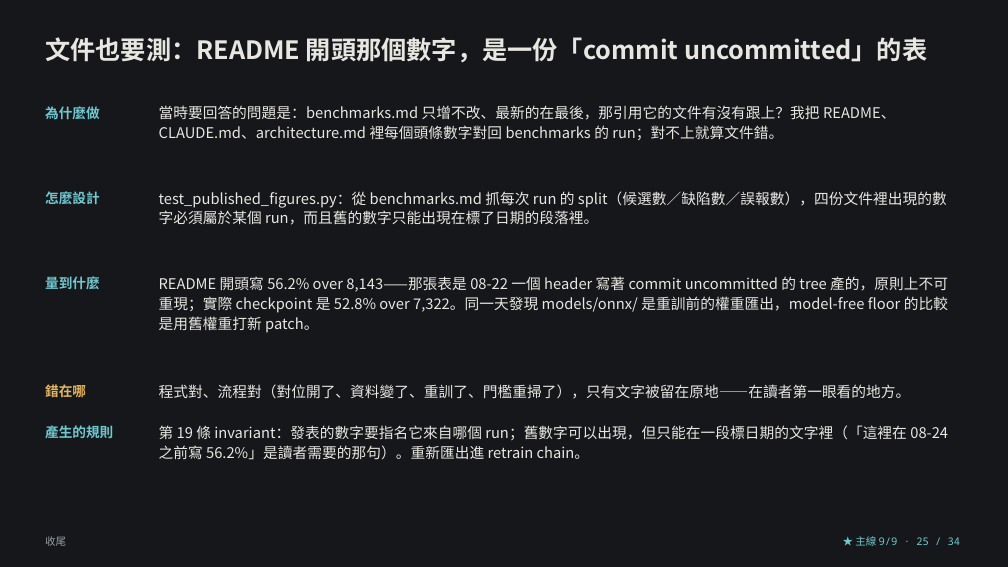
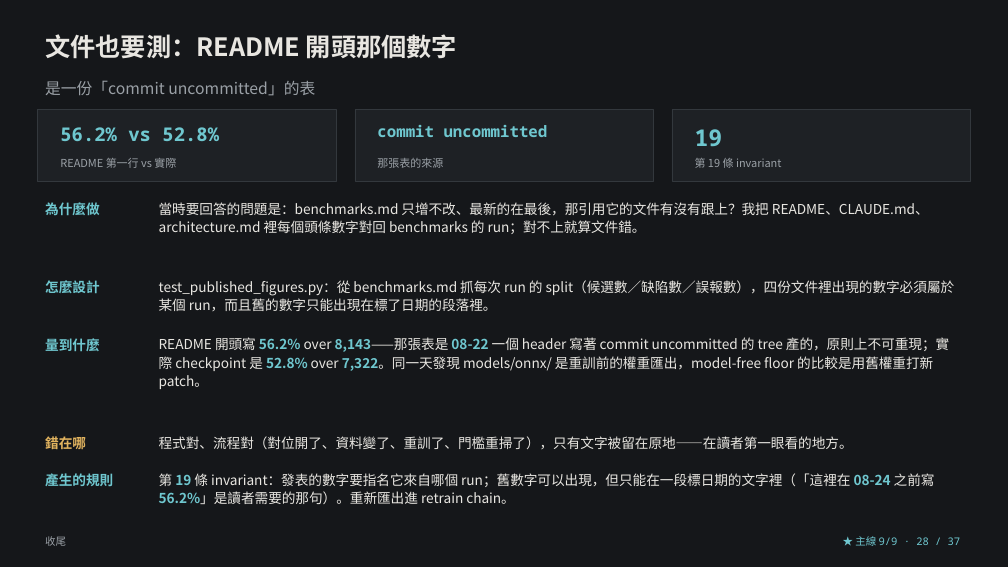
Before and after one commit to lin891020/aoi-agent, a slide deck: slide 28 of docs/deck/aoi-agent-journey.zh-TW.pptx (slide 25 before the commit). Drawn at 1008x567 pixels with LibreOffice and Linux fonts; fonts in the diff are those of the drawing. Boxes give left, top, right and bottom in pixels: in the first picture for what was removed or moved away, otherwise in the second. Text is boxed around its words. In the diff, an @@ line names an element or a change of style, - is before the commit and + after.

```diff
--- a/docs/deck/aoi-agent-journey.zh-TW.pptx
+++ b/docs/deck/aoi-agent-journey.zh-TW.pptx
@@ text at box(45, 34, 457, 59): text changed @@
-文件也要測：README 開頭那個數字，是一份「commit uncommitted」的表
+文件也要測：README 開頭那個數字
@@ text added at box(45, 80, 315, 96), 15 pt, text #9AA0A6 @@
+是一份「commit uncommitted」的表
@@ rectangle added at box(38, 110, 336, 181), fill #1E2125, outline #33383D 0.75 pt @@
@@ rectangle added at box(355, 110, 653, 181), fill #1E2125, outline #33383D 0.75 pt @@
@@ rectangle added at box(672, 110, 970, 181), fill #1E2125, outline #33383D 0.75 pt @@
@@ text added at box(60, 127, 219, 141), 18 pt, text #6FC7CF, bold @@
+56.2% vs 52.8%
@@ text added at box(377, 125, 548, 137), 15 pt, text #6FC7CF, bold @@
+commit uncommitted
@@ text added at box(695, 129, 723, 146), 22 pt, text #6FC7CF, bold @@
+19
@@ text added at box(60, 158, 176, 168), 10.5 pt, text #9AA0A6 @@
+README 第一行 vs 實際
@@ text added at box(377, 158, 443, 168), 10.5 pt, text #9AA0A6 @@
+那張表的來源
@@ text added at box(695, 158, 782, 168), 10.5 pt, text #9AA0A6 @@
+第 19 條 invariant
@@ text "為什麼做": place and size @@
-text "為什麼做" at box(45, 106, 99, 119)
+text "為什麼做" at box(45, 202, 99, 215)
@@ size 14 to 13 pt in 3 elements at box(159, 436, 853, 449), box(159, 280, 955, 311), box(159, 202, 929, 234) @@
@@ text "當時要回答的問題是：benchmarks.md 只增不改、最新的在最後，那引用它的文件有沒有跟上？我把 README、C ...": place and size @@
-text "當時要回答的問題是：benchmarks.md 只增不改、最新的在最後，那引用它的文件有沒有跟上？我把 README、C ..." at box(159, 105, 896, 140)
+text "當時要回答的問題是：benchmarks.md 只增不改、最新的在最後，那引用它的文件有沒有跟上？我把 README、C ..." at box(159, 202, 929, 234)
@@ text "怎麼設計": place and size @@
-text "怎麼設計" at box(45, 191, 99, 204)
+text "怎麼設計" at box(45, 280, 99, 293)
@@ text "test_published_figures.py：從 benchmarks.md 抓每次 run 的 ...": place and size @@
-text "test_published_figures.py：從 benchmarks.md 抓每次 run 的 ..." at box(159, 191, 947, 225)
+text "test_published_figures.py：從 benchmarks.md 抓每次 run 的 ..." at box(159, 280, 955, 311)
@@ text "量到什麼": place and size @@
-text "量到什麼" at box(45, 276, 99, 289)
+text "量到什麼" at box(45, 338, 99, 351)
@@ text "README 開頭寫 56.2% over 8,143——那張表是 ...": place and size @@
-text "README 開頭寫 56.2% over 8,143——那張表是 ..." at box(159, 276, 948, 333)
+text "README 開頭寫 56.2% over 8,143——那張表是 ..." at box(159, 337, 949, 389)
@@ text "README 開頭寫 56.2% over 8,143——那張表是 ..." at box(159, 337, 949, 389): size 14 to 13 pt; text colour #E8E6E1 to #6FC7CF, bold on in "56.2% 8,143——那張表是 08-22 52.8% 7,322。同一天發現" @@
@@ text "錯在哪": place and size @@
-text "錯在哪" at box(45, 382, 86, 400)
+text "錯在哪" at box(45, 435, 86, 453)
@@ text "程式對、流程對（對位開了、資料變了、重訓了、門檻重掃了），只有文字被留在原地——在讀者第一眼看的地方。": place and size @@
-text "程式對、流程對（對位開了、資料變了、重訓了、門檻重掃了），只有文字被留在原地——在讀者第一眼看的地方。" at box(159, 384, 911, 399)
+text "程式對、流程對（對位開了、資料變了、重訓了、門檻重掃了），只有文字被留在原地——在讀者第一眼看的地方。" at box(159, 436, 853, 449)
@@ text "產生的規則": place and size @@
-text "產生的規則" at box(45, 425, 113, 438)
+text "產生的規則" at box(45, 473, 113, 486)
@@ text "第 19 條 invariant：發表的數字要指名它來自哪個 run；舊數字可以出現，但只能在一段標日期的文字裡（「這裡 ...": place and size @@
-text "第 19 條 invariant：發表的數字要指名它來自哪個 run；舊數字可以出現，但只能在一段標日期的文字裡（「這裡 ..." at box(159, 425, 948, 460)
+text "第 19 條 invariant：發表的數字要指名它來自哪個 run；舊數字可以出現，但只能在一段標日期的文字裡（「這裡 ..." at box(159, 473, 935, 504)
@@ text "第 19 條 invariant：發表的數字要指名它來自哪個 run；舊數字可以出現，但只能在一段標日期的文字裡（「這裡 ..." at box(159, 473, 935, 504): size 14 to 13 pt; text colour #E8E6E1 to #6FC7CF, bold on in "19 08-24 56.2%」是讀者需要的那句）。重新匯出進" @@
@@ text at box(855, 536, 961, 546): text changed @@
-★ 主線 9/9 · 25 / 34
+★ 主線 9/9 · 28 / 37
```
Also in this commit, not shown: 33 other slides changed, 3 slides added, 9 other files.
